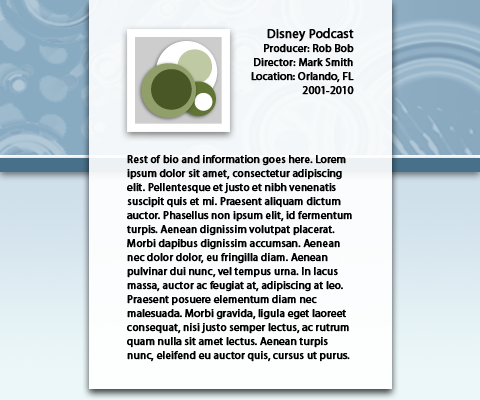
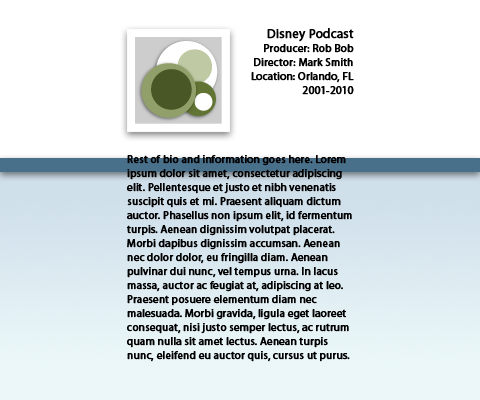
The second 480×400 image is a revision of the first. Changes to its layers:
hid "Shape 2", painted on it over [89, 0, 392, 389]
hid "Layer 8" over [0, 0, 480, 155]
hid "Layer 5" over [0, 0, 480, 155]
hid "Background" over [0, 0, 480, 400]
